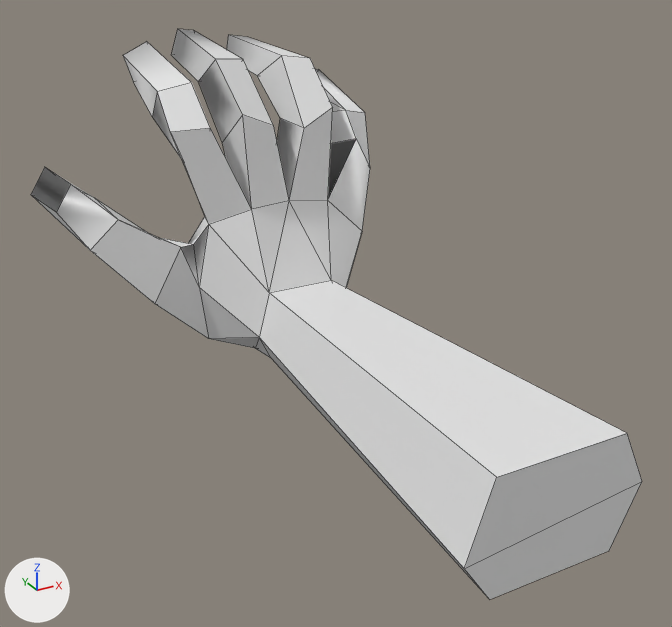
The FBX model Assets/Models/Hand.fbx as it was, and as the next commit left it.
Both versions are drawn from a 50 mm camera at (-0.838, -1.874, 0.935) aimed at (-0.062, -0.461, 0.229). Every picture has the same lights, and +X, +Y and +Z are marked at lower left. Mesh edges are drawn as thin lines.
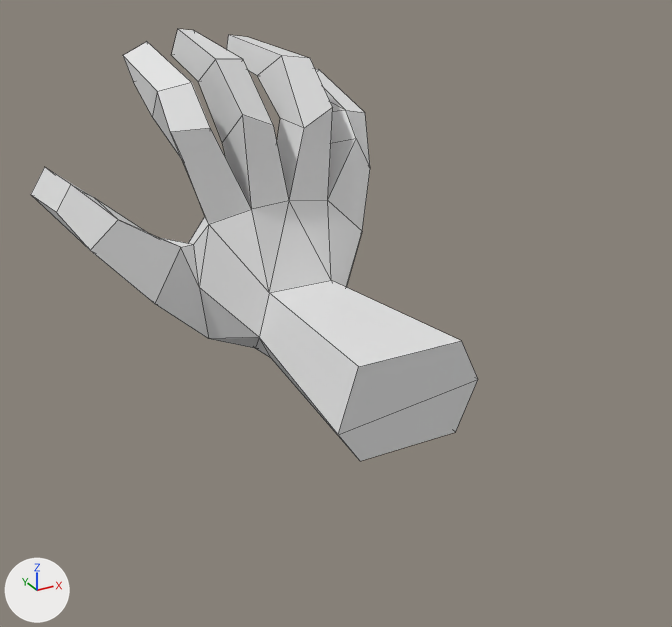
The newer file is also turned or shifted as a whole; pictures and numbers use the older file's frame.

Changed parts and their boxes [x1, y1, x2, y2] in the pictures (672 x 627 px; the box of a moved part takes in the faces that stretch with it):
'Plane', reshaped (27% narrower, 24% shorter)
    before: [31, 29, 642, 599]
    after: [31, 29, 478, 461]
part 1 of me_plane, moved or reshaped
    before: [31, 139, 642, 599]
    after: [31, 139, 478, 461]

The change in detail:
me_plane is used by ob_plane; location (0.031, 0.034, 1.625).
me_plane had 99 vertices, 117 faces and spanned x -0.502..0.212, y -1.063..0.229, z -1.645..-0.95.
me_plane now has 99 vertices, 117 faces and spans x -0.502..0.212, y -0.663..0.229, z -1.645..-0.95.
Part 1, on me_plane:
6 vertices are removed from x -0.198..0.139, y -1.063, z -1.626..-1.411.
37 faces are deleted.
6 vertices are added at (-0.135, -0.663, -1.615), (0.077, -0.663, -1.615), (-0.181, -0.663, -1.547), (0.122, -0.663, -1.513), (-0.14, -0.663, -1.422), (0.078, -0.663, -1.422).
37 new faces join them.
